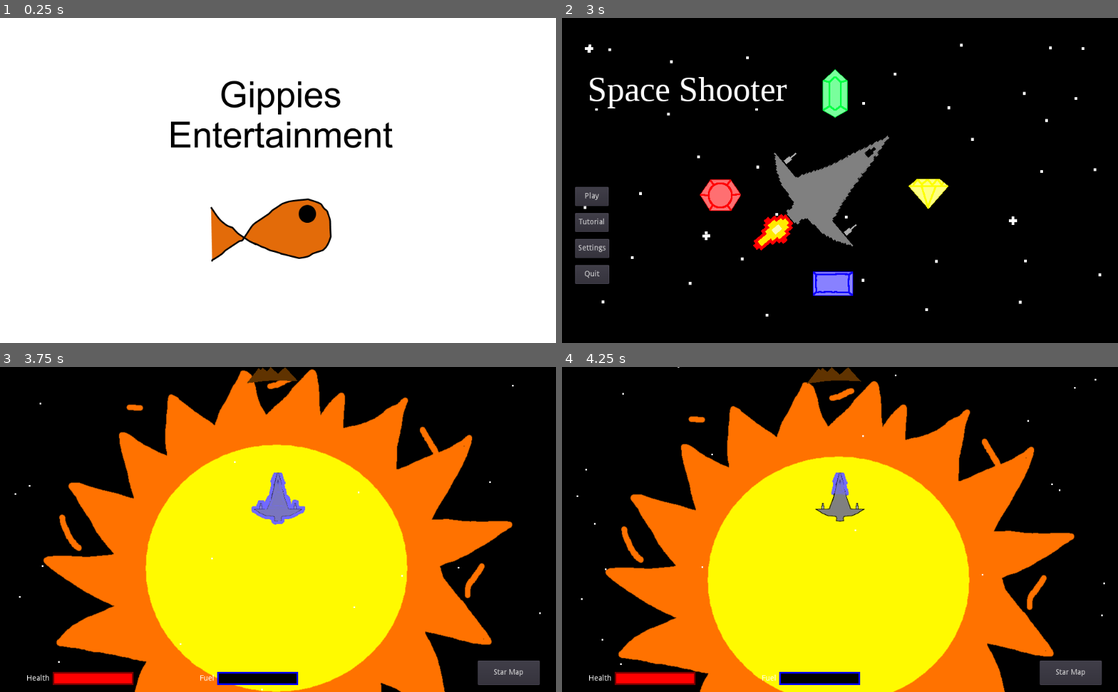
Above: before the commit, frames 1-4 (two rows, left to right).
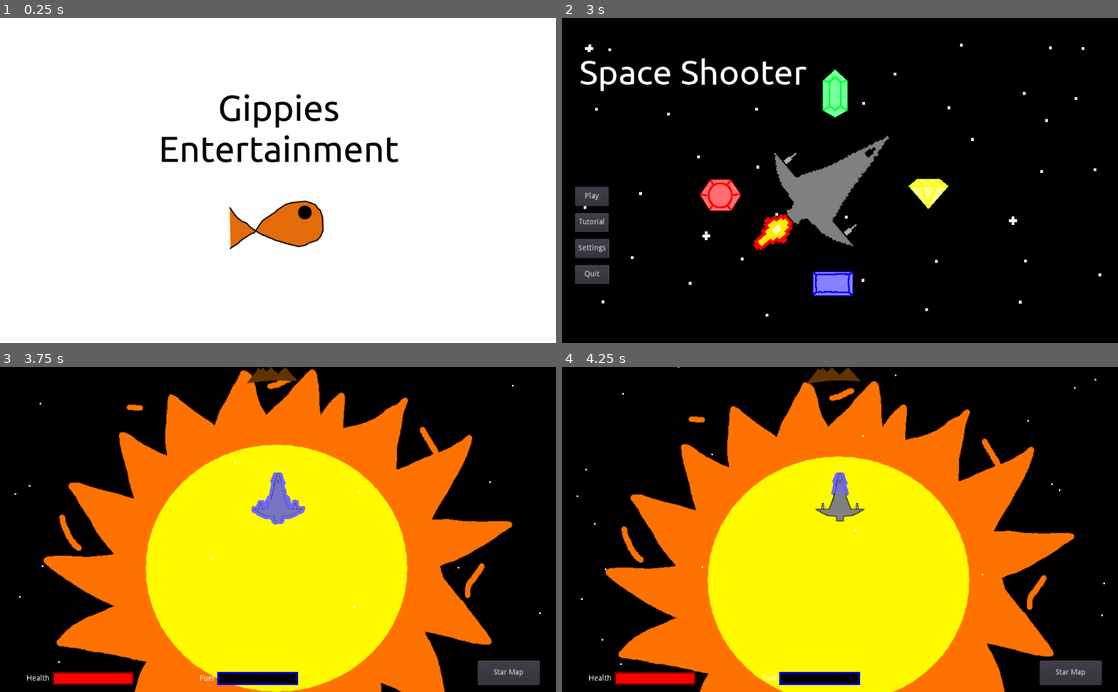
Above: after the commit, the same moments.

Repository: jlpatter/GodotSpaceShooter
Game: Godot game, scene res://src/Misc/GippiesSplash.tscn
Two runs of this game, one before a commit and one after it. Both use one fixed random seed, a clock stepped at 60 frames per second and the inputs below.
Inputs:
- Up to frame 1 (0.25 s): no input
- Up to frame 2 (3 s): tap Enter at 0.5, 2 s; hold D (move_right) 0.53-1.28 s; tap Space (shoot) at 0.6, 1.25, 1.35, 2.1, 2.75, 2.85 s; hold A (move_left) 1.28-2.03 s; hold D (move_right) 2.03-2.78 s; hold W (move_up) from 2.78 s (still down)
- Up to frame 3 (3.75 s): release W (move_up) at 3.5 s; click "Play" at 3.5 s
- Up to frame 4 (4.25 s): no input

The runs differ from the first frame. In frame 1, 5.2% of the frame differs, in the area x 29-72%, y 19-75%; in frame 2, 1.9%; in frame 3, nothing differs; in frame 4, nothing differs.

Commit message:
Switched to the Ubuntu font instead of Liberation Serif

Diff:
--- a/src/Misc/GippiesSplash.tscn
+++ b/src/Misc/GippiesSplash.tscn
@@ -22,7 +22,8 @@
 anchor_right = 1.0
 anchor_bottom = 1.0
 texture = ExtResource( 1 )
-stretch_mode = 4
+expand = true
+stretch_mode = 6
 __meta__ = {
 "_edit_use_anchors_": false
 }
--- a/src/Misc/StartMenu.tscn
+++ b/src/Misc/StartMenu.tscn
@@ -8,7 +8,7 @@
 [ext_resource path="res://Assets/BlueGem.png" type="Texture" id=6]
 [ext_resource path="res://Assets/YellowGem.png" type="Texture" id=7]
 [ext_resource path="res://src/Misc/StartMenu.gd" type="Script" id=8]
-[ext_resource path="res://Assets/Fonts/LiberationSerif-Regular.ttf" type="DynamicFontData" id=9]
+[ext_resource path="res://Assets/Fonts/Ubuntu-R.ttf" type="DynamicFontData" id=9]
 
 [sub_resource type="StyleBoxFlat" id=1]
 bg_color = Color( 0, 0, 0, 1 )
@@ -163,10 +163,10 @@
 texture = ExtResource( 7 )
 
 [node name="Label" type="Label" parent="."]
-margin_left = 46.669
-margin_top = 95.4594
-margin_right = 413.669
-margin_bottom = 167.459
+margin_left = 31.55
+margin_top = 62.7015
+margin_right = 451.55
+margin_bottom = 135.701
 custom_styles/normal = SubResource( 1 )
 custom_fonts/font = SubResource( 2 )
 text = "Space Shooter"
Binary file removed: Assets/Fonts/LiberationSerif-Bold.ttf
Binary file removed: Assets/Fonts/LiberationSerif-BoldItalic.ttf
Binary file removed: Assets/Fonts/LiberationSerif-Italic.ttf
Binary file removed: Assets/Fonts/LiberationSerif-Regular.ttf
Not shown, removed: Assets/Fonts/License.txt
Binary file added: Assets/Fonts/Ubuntu-R.ttf
Binary file changed: Assets/GELogo.png
Not shown, removed: Assets/Fonts/AUTHORS
Not shown, removed: Assets/Fonts/COPYING
Not shown, removed: Assets/Fonts/ChangeLog
Not shown, removed: Assets/Fonts/README
Not shown, added: Assets/GESplash.kra
